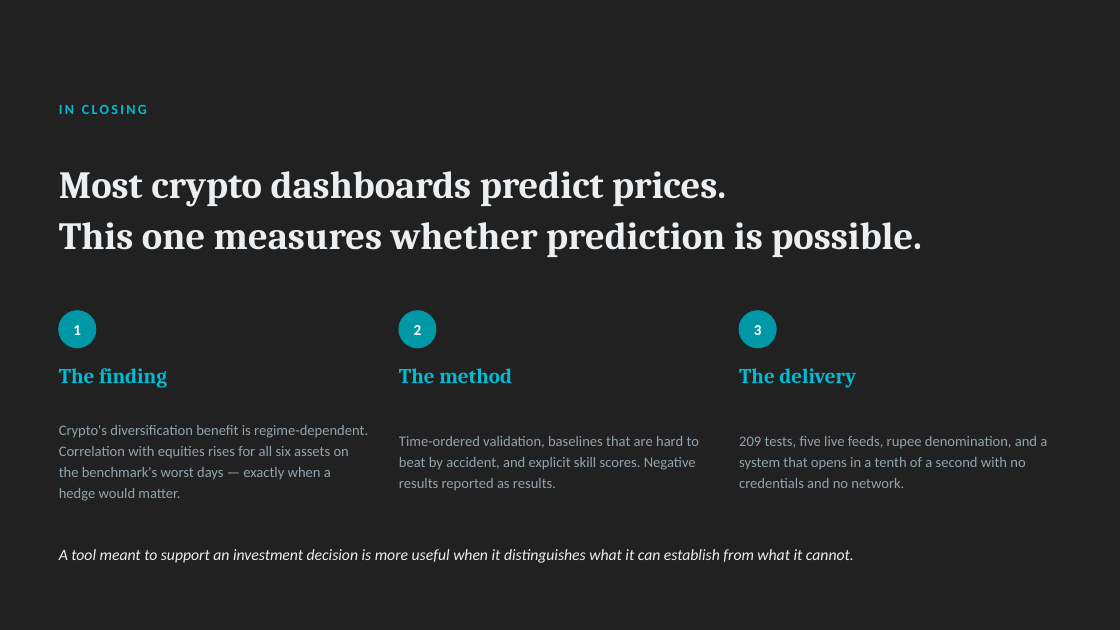
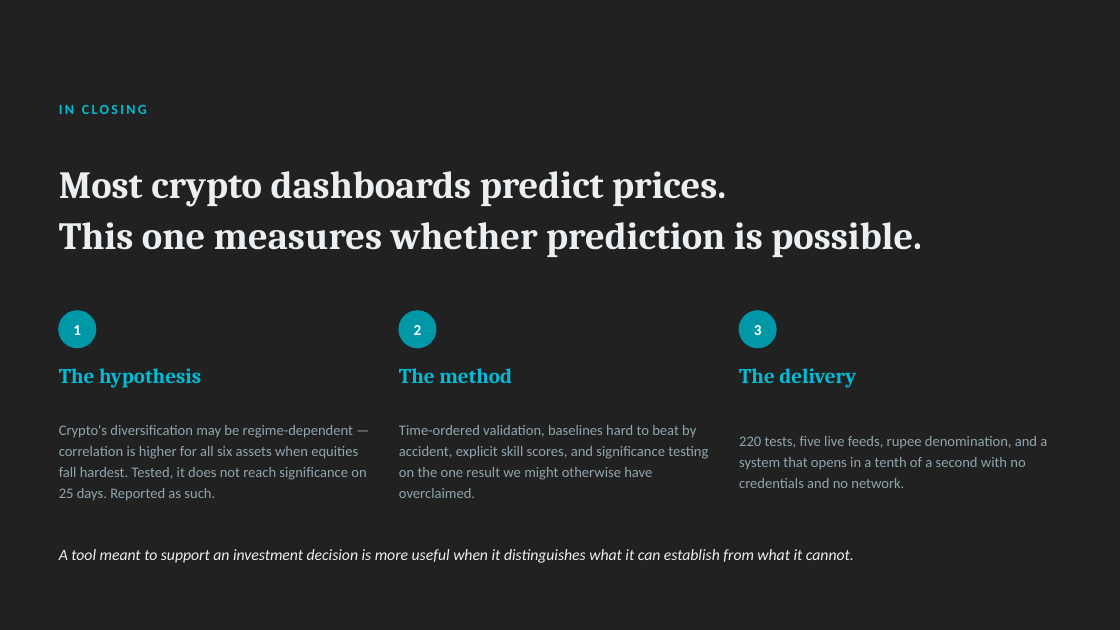
Before and after one commit to garimaaish1111/crypto-market-analysis, a slide deck: slide 14 of docs/Crypto_Market_Analysis_Final_Evaluation.pptx. Drawn at 1120x630 pixels with LibreOffice and Linux fonts; fonts in the diff are those of the drawing. Boxes give left, top, right and bottom in pixels: in the first picture for what was removed or moved away, otherwise in the second. Text is boxed around its words. In the diff, an @@ line names an element or a change of style, - is before the commit and + after.

```diff
--- a/docs/Crypto_Market_Analysis_Final_Evaluation.pptx
+++ b/docs/Crypto_Market_Analysis_Final_Evaluation.pptx
@@ text at (59, 368, 201, 388): text changed @@
-The finding
+The hypothesis
@@ text at (59, 425, 366, 501): text changed @@
-Crypto's diversification benefit is regime-dependent. Correlation with equities rises for all six assets on the benchmark's worst days — exactly when a hedge would matter.
+Crypto's diversification may be regime-dependent — correlation is higher for all six assets when equities fall hardest. Tested, it does not reach significance on 25 days. Reported as such.
@@ text at (399, 425, 708, 498): text changed @@
-Time-ordered validation, baselines that are hard to beat by accident, and explicit skill scores. Negative results reported as results.
+Time-ordered validation, baselines hard to beat by accident, explicit skill scores, and significance testing on the one result we might otherwise have overclaimed.
@@ text at (739, 436, 1047, 488): text changed @@
-209 tests, five live feeds, rupee denomination, and a system that opens in a tenth of a second with no credentials and no network.
+220 tests, five live feeds, rupee denomination, and a system that opens in a tenth of a second with no credentials and no network.
```
Also in this commit, not shown: 4 other slides changed, 11 other files.
